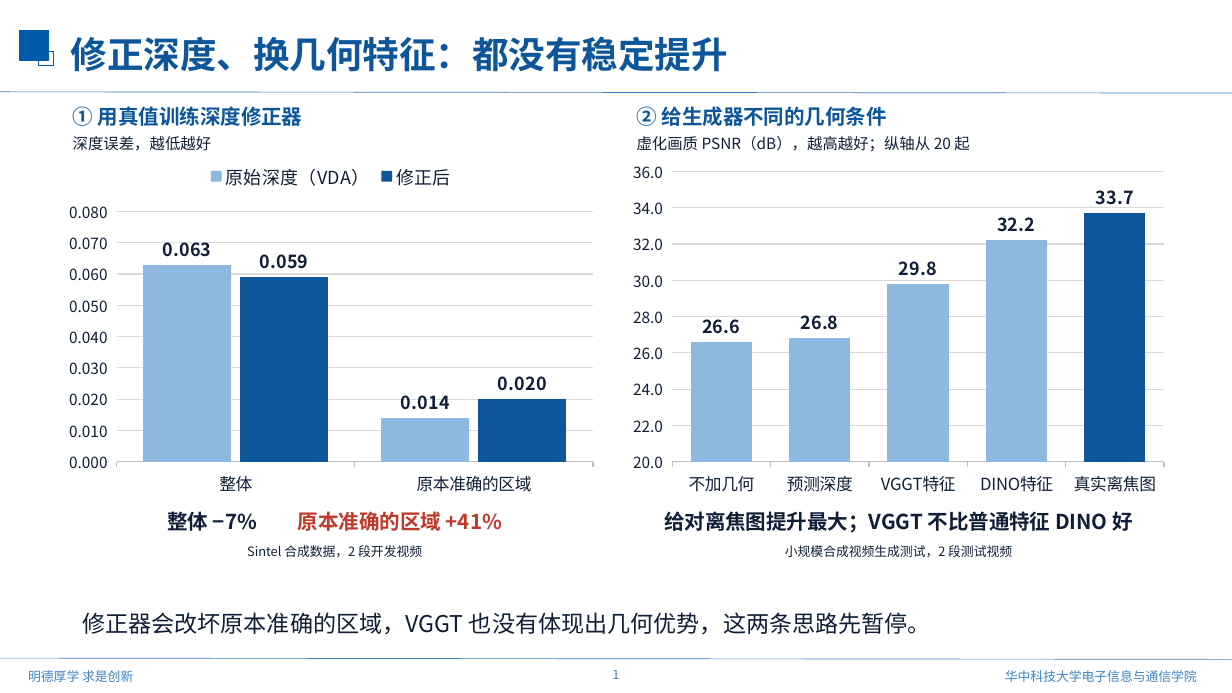
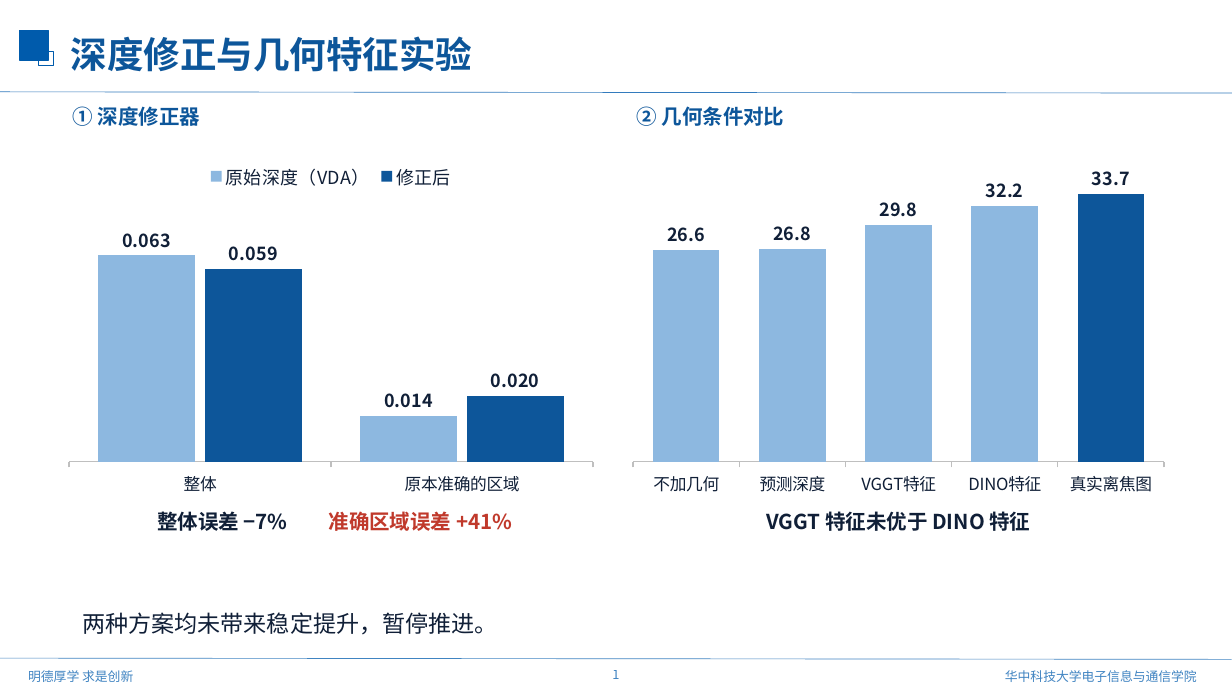
Before and after one commit to mengmcy1/OPPO-depth-guided-video-bokeh, a slide deck: slide 1 of 汇报/2026-11-03_进展与3DGS路线/进展与3DGS路线_1103.pptx. Drawn at 1232x693 pixels with LibreOffice and Linux fonts; fonts in the diff are those of the drawing; background and template pictures are left out. Boxes give left, top, right and bottom in pixels: in the first picture for what was removed or moved away, otherwise in the second. Text is boxed around its words. In the diff, an @@ line names an element or a change of style, - is before the commit and + after.

```diff
--- a/汇报/2026-11-03_进展与3DGS路线/进展与3DGS路线_1103.pptx
+++ b/汇报/2026-11-03_进展与3DGS路线/进展与3DGS路线_1103.pptx
@@ text at <box>71,36,473,72</box>: text changed @@
-修正深度、换几何特征：都没有稳定提升
+深度修正与几何特征实验
@@ text at <box>73,106,200,126</box>: text changed @@
-① 用真值训练深度修正器
+① 深度修正器
@@ text at <box>637,106,785,126</box>: text changed @@
-② 给生成器不同的几何条件
+② 几何条件对比
@@ text removed at <box>73,136,211,151</box> @@
-深度误差，越低越好
@@ text removed at <box>637,136,969,152</box> @@
-虚化画质 PSNR（dB），越高越好；纵轴从 20 起
@@ column chart at <box>58,152,604,502</box> @@
@@ category axis changed @@
@@ value axis changed @@
@@ column chart at <box>622,152,1175,502</box> @@
@@ category axis changed @@
@@ value axis changed @@
@@ text at <box>157,509,512,535</box>: text changed @@
-整体 −7% 原本准确的区域 +41%
+整体误差 −7% 准确区域误差 +41%
@@ text at <box>767,511,1031,531</box>: text changed @@
-给对离焦图提升最大；VGGT 不比普通特征 DINO 好
+VGGT 特征未优于 DINO 特征
@@ text removed at <box>247,545,422,557</box> @@
-Sintel 合成数据，2 段开发视频
@@ text removed at <box>785,545,1012,557</box> @@
-小规模合成视频生成测试，2 段测试视频
@@ text at <box>82,612,498,635</box>: text changed @@
-修正器会改坏原本准确的区域，VGGT 也没有体现出几何优势，这两条思路先暂停。
+两种方案均未带来稳定提升，暂停推进。
```
Also in this commit, not shown: 1 other slide changed, 4 other files.
